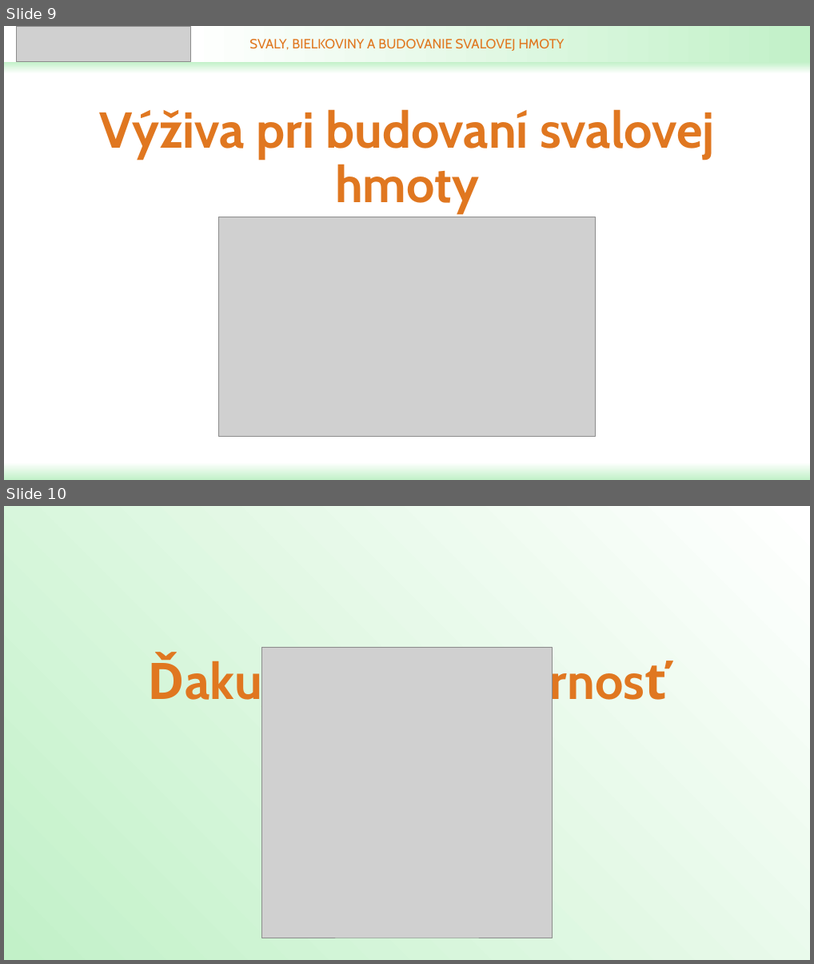
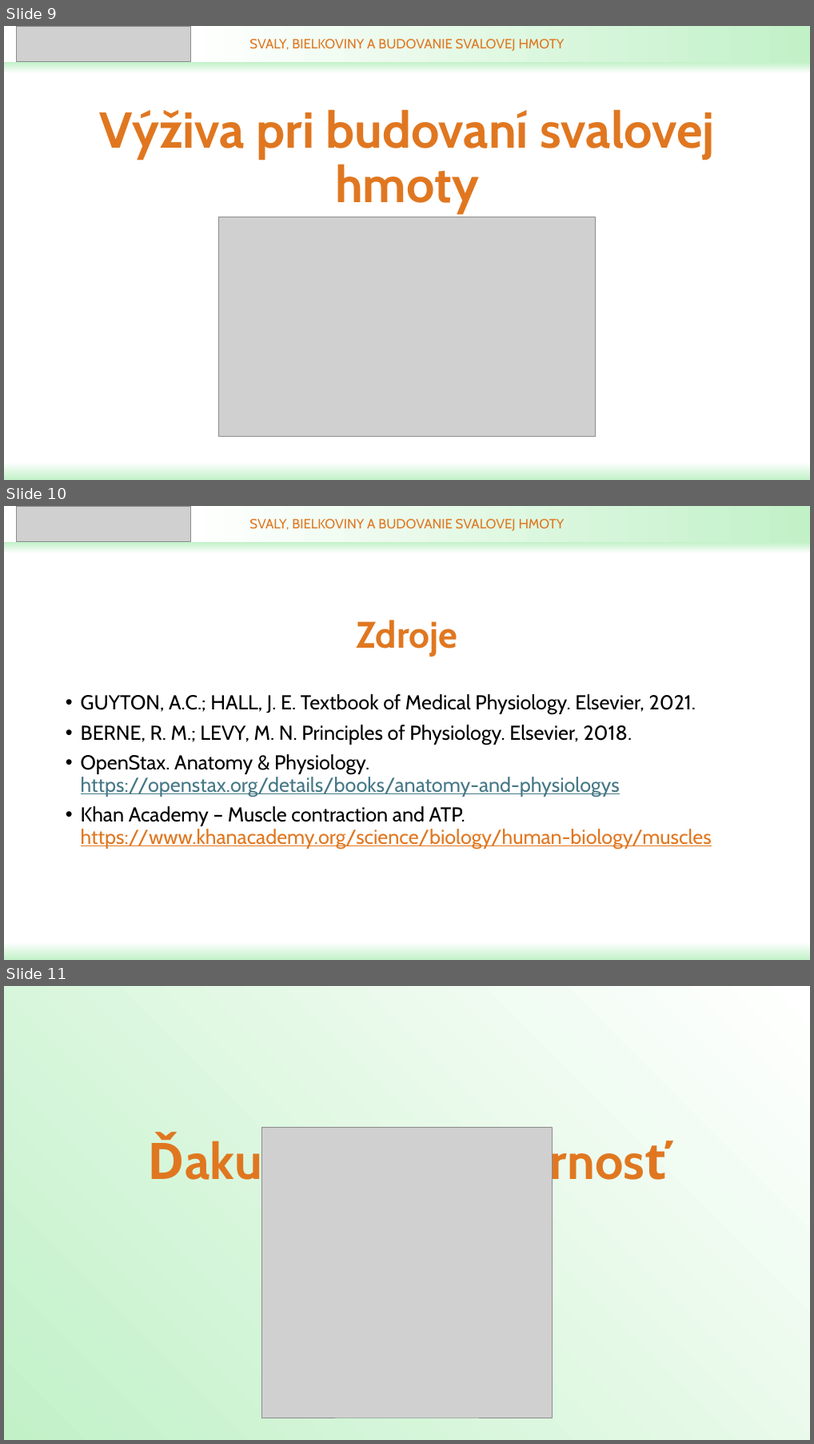
Before and after one commit to rabsv/rabsv.github.io, a slide deck: svaly.pptx. Shown one above the other, each under a label of ours: slides 9 and 10 before the commit, slides 9, 10 and 11 after it. The pictures are 814x964 and 814x1444 pixels, drawn with LibreOffice and Linux fonts; fonts in the diff are those of the drawing; grey boxes stand for pictures. Boxes give left, top, right and bottom in pixels: in the first picture for what was removed or moved away, otherwise in the second. Text is boxed around its words. In the diff, an @@ line names an element or a change of style, - is before the commit and + after.

```diff
--- a/svaly.pptx
+++ b/svaly.pptx
@@ slide 10 added at bbox=[4, 506, 810, 960], background #FFFFFF @@
@@ picture added at bbox=[16, 506, 191, 542] @@
@@ rectangle added at bbox=[184, 506, 810, 542], fill gradient #98ADC1 to #C2F1C8 to #FFFFFF @@
@@ text added at bbox=[250, 519, 565, 531], 16 pt, text #E07720 @@
+SVALY, BIELKOVINY A BUDOVANIE SVALOVEJ HMOTY
@@ rectangle added at bbox=[4, 542, 810, 553], fill gradient #C2F1C8 to #FFFFFF @@
@@ title added at bbox=[357, 620, 458, 656], 44 pt, text #E07720, bold @@
+Zdroje
@@ text added at bbox=[81, 694, 712, 848], 24 pt, text #000000 @@
+• GUYTON, A.C.; HALL, J. E. Textbook of Medical Physiology. Elsevier, 2021.
+• BERNE, R. M.; LEVY, M. N. Principles of Physiology. Elsevier, 2018.
+• OpenStax. Anatomy & Physiology. https://openstax.org/details/books/anatomy-and-physiologys
+• Khan Academy – Muscle contraction and ATP. https://www.khanacademy.org/science/biology/human-biology/muscles
@@ rectangle added at bbox=[4, 941, 810, 959], fill gradient #ABFCB4 to #C2F1C8 to #FFFFFF @@
@@ what was slide 10 is now slide 11 @@
```
